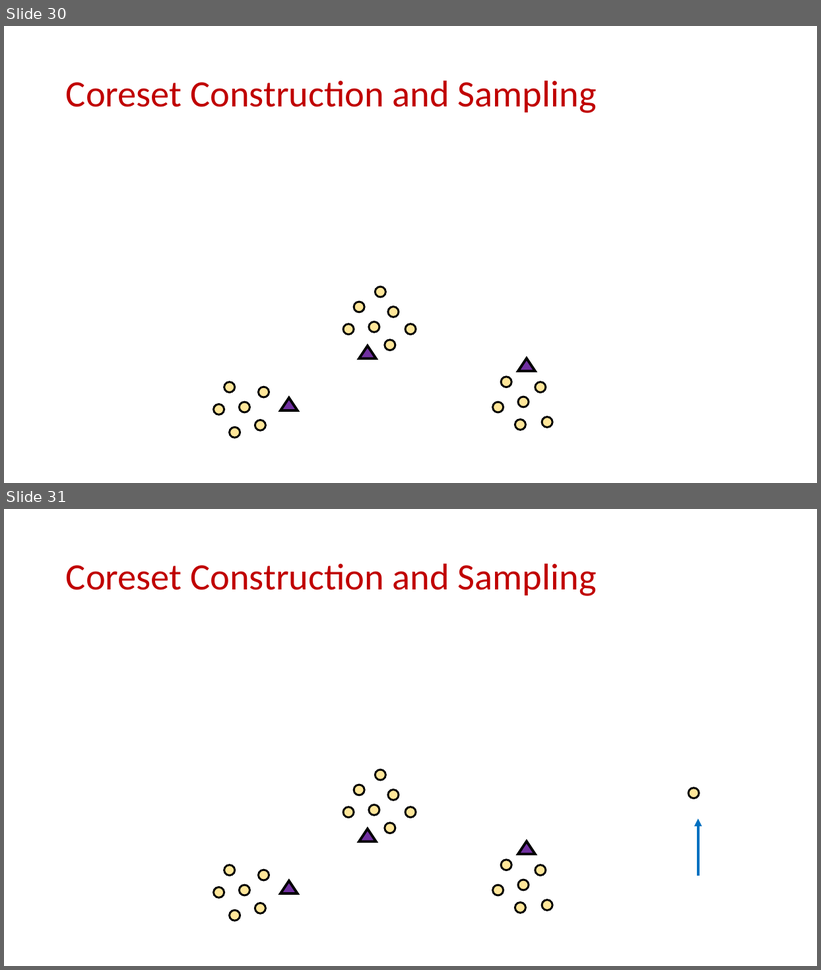
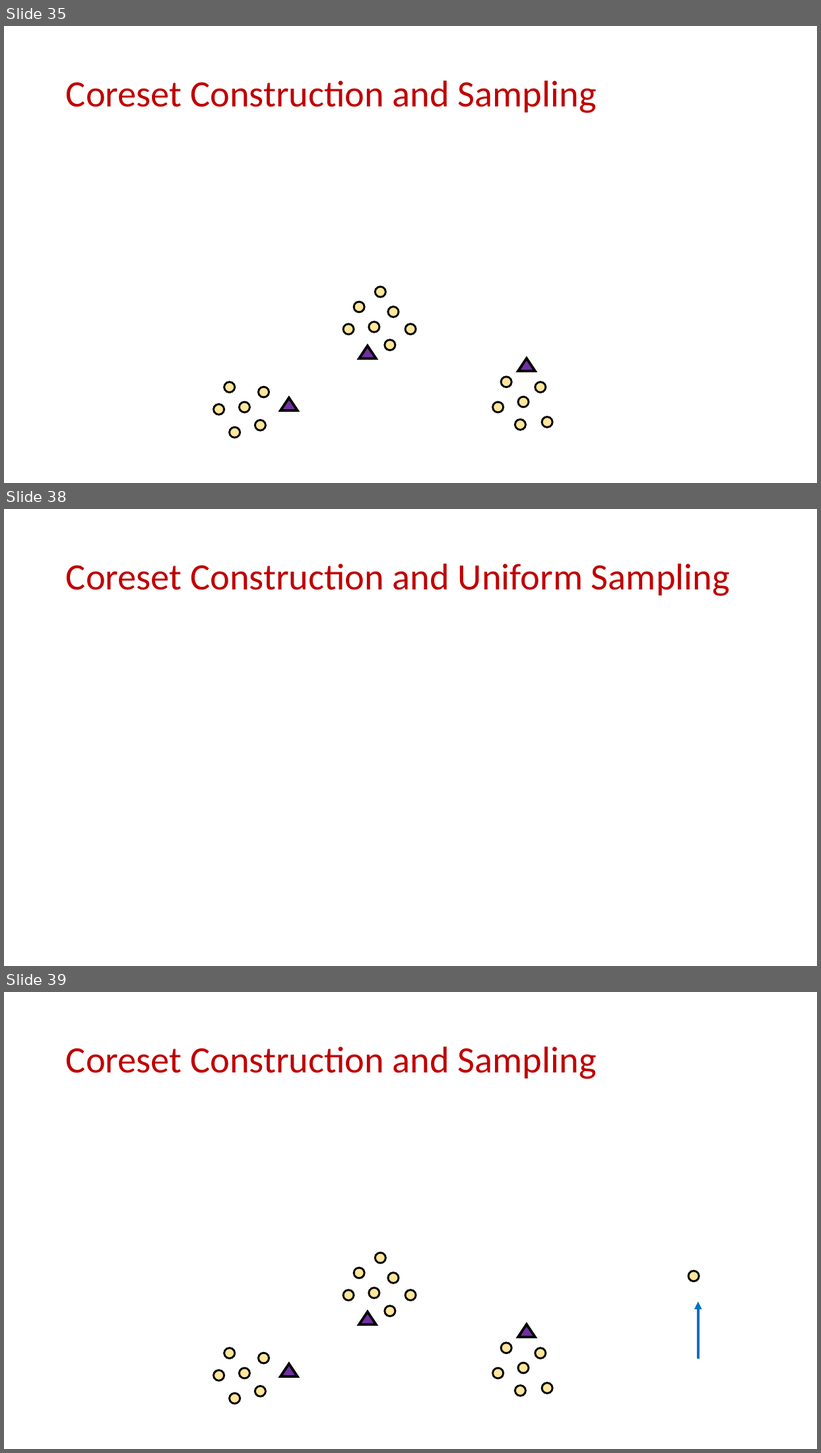
Before and after one commit to samsonzhou/samsonzhou.github.io, a slide deck: CSCE689-23/L22.pptx. Shown one above the other, each under a label of ours: slides 30 and 31 before the commit, slides 35, 38 and 39 after it; the slides between them are not shown. The pictures are 821x970 and 821x1453 pixels, drawn with LibreOffice and Linux fonts; fonts in the diff are those of the drawing; grey boxes stand for pictures. Boxes give left, top, right and bottom in pixels: in the first picture for what was removed or moved away, otherwise in the second. Text is boxed around its words. In the diff, an @@ line names an element or a change of style, - is before the commit and + after.

```diff
--- a/CSCE689-23/L22.pptx
+++ b/CSCE689-23/L22.pptx
@@ slide 38 added at (4,509,817,966), background #FFFFFF @@
@@ title added at (66,563,730,596), 44 pt, text #C00000 @@
+Coreset Construction and Uniform Sampling
@@ what was slide 30 is now slide 35 @@
@@ what was slide 31 is now slide 39 @@
```
Also in this commit, not shown: 7 other slides added, 2 other files.
